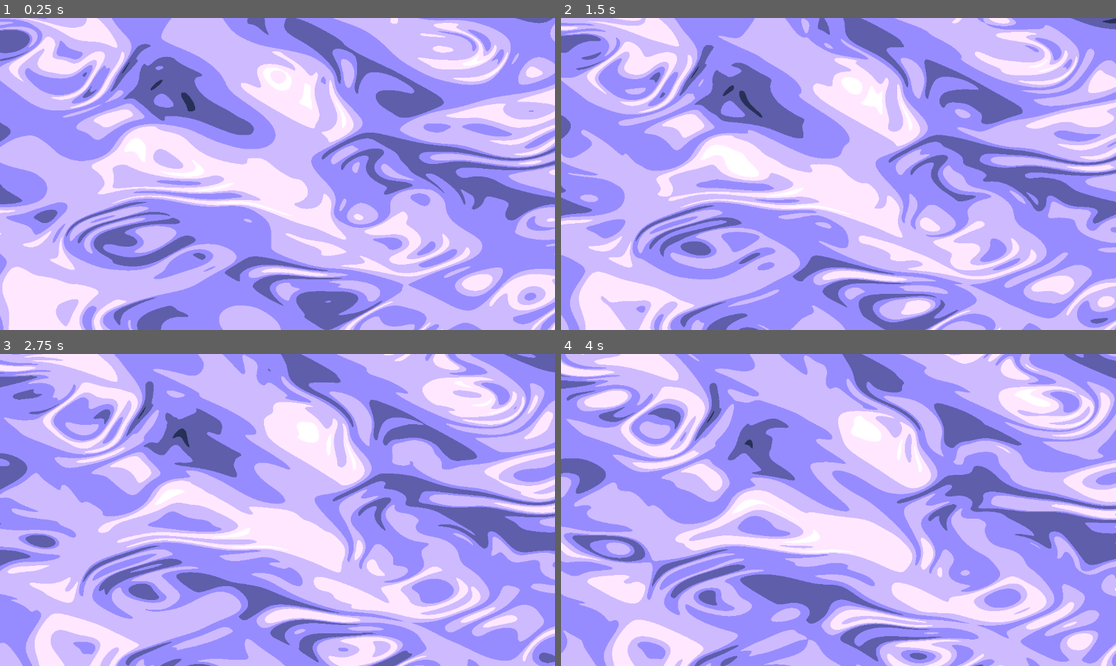
Above: before the commit, frames 1-4 (two rows, left to right).
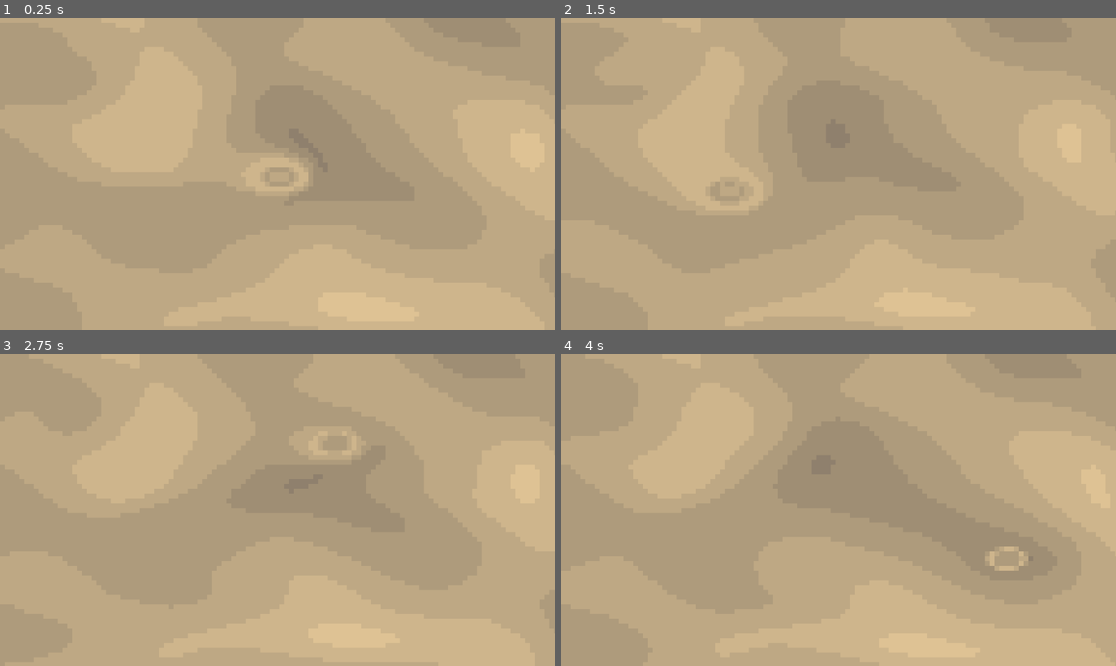
Above: after the commit, the same moments.

Repository: arrowira/godotShaderFractal
Game: Godot game, scene res://main.tscn
Two runs of this game, one before a commit and one after it. Both use one fixed random seed, a clock stepped at 60 frames per second and the inputs below.
Inputs (mouse positions are in pixels of both pictures, inside the frame that each line leads up to):
- Up to frame 1 (0.25 s): no input
- Up to frame 2 (1.5 s): move the mouse to (960, 158) at 0.52 s; move the mouse to (727, 189) at 1.27 s
- Up to frame 3 (2.75 s): move the mouse to (333, 441) at 2.02 s
- Up to frame 4 (4 s): move the mouse to (810, 572) at 2.77 s; move the mouse to (1005, 556) at 3.52 s

The runs differ from the first frame. In frame 1, 100% of the frame differs, in the area x 0-100%, y 0-100%; in frame 2, 100%; in frame 3, 100%; in frame 4, 100%.

Commit message:
tracks to mouse

Diff:
--- a/fractal/color_rect.gd
+++ b/fractal/color_rect.gd
@@ -1,5 +1,6 @@
 extends ColorRect
 
 func _physics_process(delta: float) -> void:
-	var t = get_local_mouse_position()
-	get_material().set_shader_parameter("target", t)
+	var t = get_viewport().get_mouse_position()
+	t/=get_viewport_rect().size
+	get_material().set_shader_parameter("focusPoint", t)
--- a/fractal/fractal.gdshader
+++ b/fractal/fractal.gdshader
@@ -8,6 +8,8 @@
 uniform float bold = 10.0;
 uniform float sharp = 10.0;
 uniform float moveSpeed = 1.0;
+
+uniform vec2 focusPoint = vec2(0.5,0.5);
 
 #define iTime (TIME*timeMod)
 
@@ -68,11 +70,20 @@
 }
 
 float pattern(vec2 uv){
-	return perlinNoise(uv + perlinNoise(uv+perlinNoise(uv-iTime)) + iTime*moveSpeed);
+	return perlinNoise(uv + perlinNoise(uv+perlinNoise(uv-iTime)) + iTime*moveSpeed)/(1.0);
 }
 
 void fragment()
 {
-	vec2 uv = floor(UV/SCREEN_PIXEL_SIZE/pixelation)*pixelation*SCREEN_PIXEL_SIZE;
+	//vec2 focusPoint = vec2(0.3*sin(TIME)+0.5,0.2*cos(TIME)+0.5);
+
+
+	vec2 px=pixelation*SCREEN_PIXEL_SIZE;
+	vec2 uv = (floor(UV/px)*px);
+
+	float focusMod = clamp((1.0-(1.0/(distance(uv, focusPoint)*50.0))), 0, 1);
+	uv = uv*focusMod;
+
+
 	COLOR = shade(pattern(scale*uv + iTime*moveSpeed));
 }
--- a/fractal/main.tscn
+++ b/fractal/main.tscn
@@ -2,6 +2,18 @@
 
 [ext_resource type="Shader" uid="uid://ck828wocep53v" path="res://fractal.gdshader" id="1_ig7tw"]
 [ext_resource type="Script" uid="uid://c2my3725p4uu4" path="res://color_rect.gd" id="2_0xm2m"]
+
+[sub_resource type="ShaderMaterial" id="ShaderMaterial_0xm2m"]
+shader = ExtResource("1_ig7tw")
+shader_parameter/innerColor = Color(0.68407565, 0.60691214, 0.48709005, 1)
+shader_parameter/outerColor = Color(0.06736552, 0.088287525, 0.18180597, 1)
+shader_parameter/scale = 3.0
+shader_parameter/timeMod = 1.0
+shader_parameter/pixelation = 10.0
+shader_parameter/bold = 1.0
+shader_parameter/sharp = 10.0
+shader_parameter/moveSpeed = 0.0
+shader_parameter/focusPoint = Vector2(0.5, 0.5)
 
 [sub_resource type="ShaderMaterial" id="ShaderMaterial_h2yge"]
 shader = ExtResource("1_ig7tw")
@@ -13,21 +25,20 @@
 shader_parameter/bold = 10.0
 shader_parameter/sharp = 10.0
 shader_parameter/moveSpeed = 1.0
-
-[sub_resource type="ShaderMaterial" id="ShaderMaterial_0xm2m"]
-shader = ExtResource("1_ig7tw")
-shader_parameter/innerColor = Color(0.5888488, 0.5496986, 1, 1)
-shader_parameter/outerColor = Color(0.15215337, 0.18902498, 0.3440186, 1)
-shader_parameter/scale = 5.0
-shader_parameter/timeMod = 0.1
-shader_parameter/pixelation = 1.0
-shader_parameter/bold = 5.0
-shader_parameter/sharp = 2.0
-shader_parameter/moveSpeed = 0.1
+shader_parameter/focusPoint = Vector2(0.5, 0.5)
 
 [node name="Node2D" type="Node2D"]
 
 [node name="CanvasLayer" type="CanvasLayer" parent="."]
+
+[node name="ColorRect" type="ColorRect" parent="CanvasLayer"]
+material = SubResource("ShaderMaterial_0xm2m")
+anchors_preset = 15
+anchor_right = 1.0
+anchor_bottom = 1.0
+grow_horizontal = 2
+grow_vertical = 2
+script = ExtResource("2_0xm2m")
 
 [node name="ColorRect2" type="ColorRect" parent="CanvasLayer"]
 visible = false
@@ -37,12 +48,3 @@
 anchor_bottom = 1.0
 grow_horizontal = 2
 grow_vertical = 2
-
-[node name="ColorRect" type="ColorRect" parent="CanvasLayer"]
-material = SubResource("ShaderMaterial_0xm2m")
-anchors_preset = 15
-anchor_right = 1.0
-anchor_bottom = 1.0
-grow_horizontal = 2
-grow_vertical = 2
-script = ExtResource("2_0xm2m")
